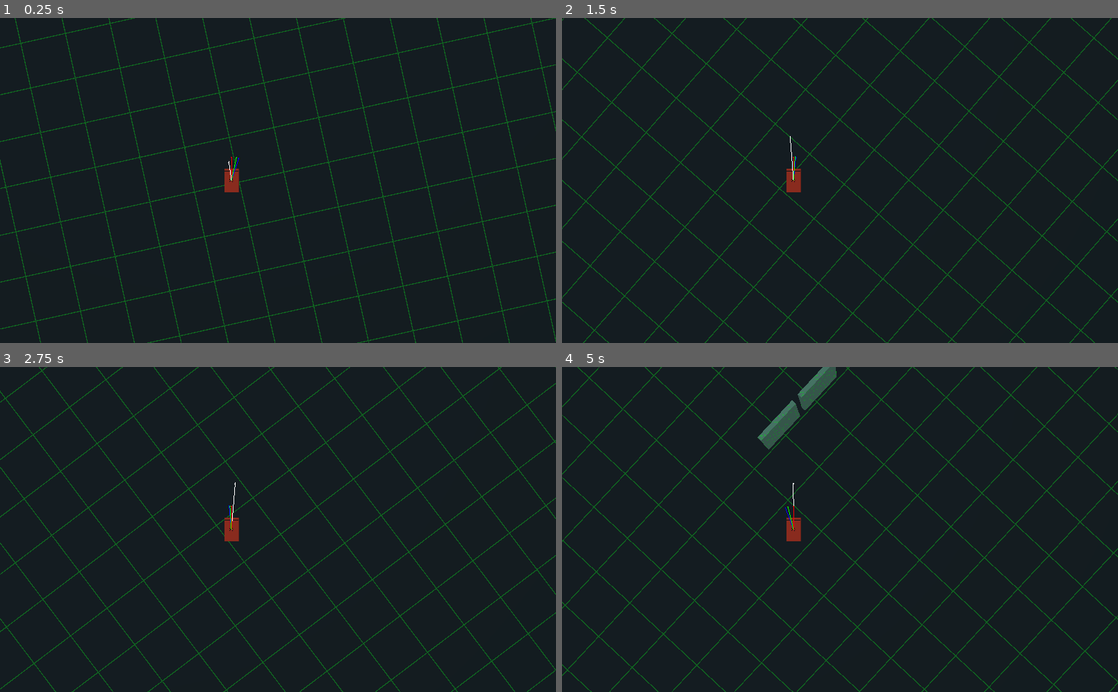
Above: before the commit, frames 1-4 (two rows, left to right).
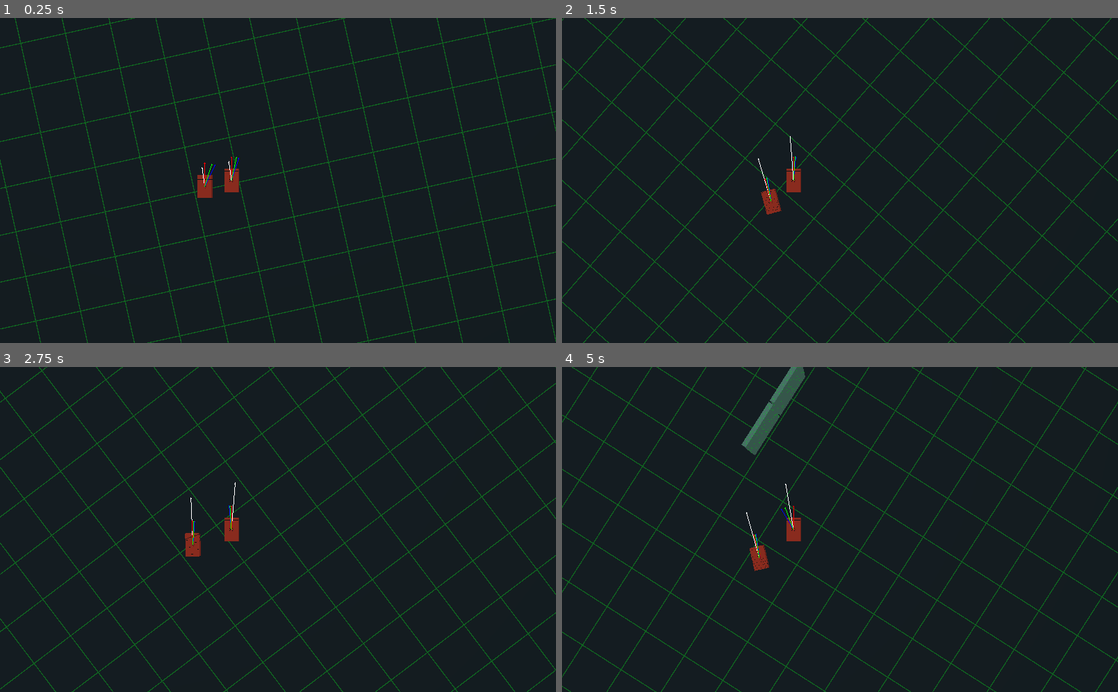
Above: after the commit, the same moments.

Repository: Kromey/spectre
Game: Godot game, scene res://TestScene.tscn
Two runs of this game, one before a commit and one after it. Both use one fixed random seed, a clock stepped at 60 frames per second and the inputs below. This scene is started directly instead of the project's main scene. The engine's default icon, where the game draws it, is replaced by a stand-in: a white triangle on a blue panel in a dark square.
Inputs:
- Up to frame 1 (0.25 s): no input
- Up to frame 2 (1.5 s): hold D (movement_right) 0.53-1.28 s; hold Space (action_shoot) 0.53-1.28 s; hold S (movement_backward) from 1.28 s (still down); tap Space (action_shoot) at 1.35 s
- Up to frame 3 (2.75 s): release S (movement_backward) at 2.03 s; hold D (movement_right) from 2.03 s (still down); hold Space (action_shoot) from 2.03 s (still down)
- Up to frame 4 (5 s): release D (movement_right) at 2.78 s; release Space (action_shoot) at 2.78 s; hold W (movement_forward) 2.78-3.53 s; tap Space (action_shoot) at 2.85, 4.35 s; hold Space (action_shoot) 3.53-4.28 s; hold A (movement_left) from 3.53 s (still down)

The runs differ from the first frame. In frame 1, 0.2% of the frame differs, in the area x 35-39%, y 44-56%; in frame 2, 0.2%; in frame 3, 0.2%; in frame 4, 9.5%, in the area x 0-100%, y 0-100%.

Commit message:
Add second "new tank" to TestScene to see interactions

Diff:
--- a/DebugDraw3D.gd
+++ b/DebugDraw3D.gd
@@ -2,6 +2,7 @@
 
 var tank1
 var tank2
+var tank3
 var camera
 var width = 1
 
@@ -9,6 +10,7 @@
 func _ready():
 	tank1 = $"/root/TestScene/AITank"
 	tank2 = $"/root/TestScene/AITankNew"
+	tank3 = $"/root/TestScene/AITankNew2"
 	camera = $"/root/TestScene/AITankNew/Camera"
 
 func _process(_delta):
@@ -36,6 +38,13 @@
 
 	draw_vector(tank2.translation, tank2.get_direction_to(tank2.current_target), Color(0, 1, 0))
 
+	# New tank
+	draw_vector(tank3.translation, tank3.velocity, Color(1, 1, 1))
+	draw_vector(tank3.translation, tank3.get_intent(tank3.current_target), Color(0, 0, 1))
+	draw_vector(tank3.translation, tank3.get_bumper())
+
+	draw_vector(tank3.translation, tank3.get_direction_to(tank3.current_target), Color(0, 1, 0))
+
 func draw_vector(origin, vec, color = Color(1, 0, 0)):
 	if vec.length() == 0:
 		return
--- a/TestScene.tscn
+++ b/TestScene.tscn
@@ -60,6 +60,14 @@
 [node name="Camera" type="Camera" parent="AITankNew"]
 transform = Transform( 1, 0, 0, 0, -4.37114e-08, 1, 0, -1, -4.37114e-08, 2, 10, 0 )
 
+[node name="AITankNew2" parent="." instance=ExtResource( 6 )]
+transform = Transform( 1, 0, 0, 0, 1, 0, 0, 0, 1, -11.4445, 0.15, 0 )
+MAX_SPEED = 2.0
+MAX_AMMO = 0.0
+
+[node name="Camera" type="Camera" parent="AITankNew2"]
+transform = Transform( 1, 0, 0, 0, -4.37114e-08, 1, 0, -1, -4.37114e-08, 2, 10, 0 )
+
 [node name="Sprite3D" type="Sprite3D" parent="." groups=[
 "player",
 ]]
@@ -74,7 +82,7 @@
 transform = Transform( 1, 0, 0, 0, 1, 0, 0, 0, 1, -1.92554, 0, -10.1966 )
 
 [node name="Wall5" parent="." instance=ExtResource( 5 )]
-transform = Transform( 1, 0, 0, 0, 1, 0, 0, 0, 1, 0.396936, 0, -10.1966 )
+transform = Transform( 1, 0, 0, 0, 1, 0, 0, 0, 1, 0.149481, 0, -10.1966 )
 
 [node name="Wall2" parent="." instance=ExtResource( 5 )]
 transform = Transform( 0.638969, 0, -0.769232, 0, 1, 0, 0.769232, 0, 0.638969, 6.07249, 0, -14.1195 )
